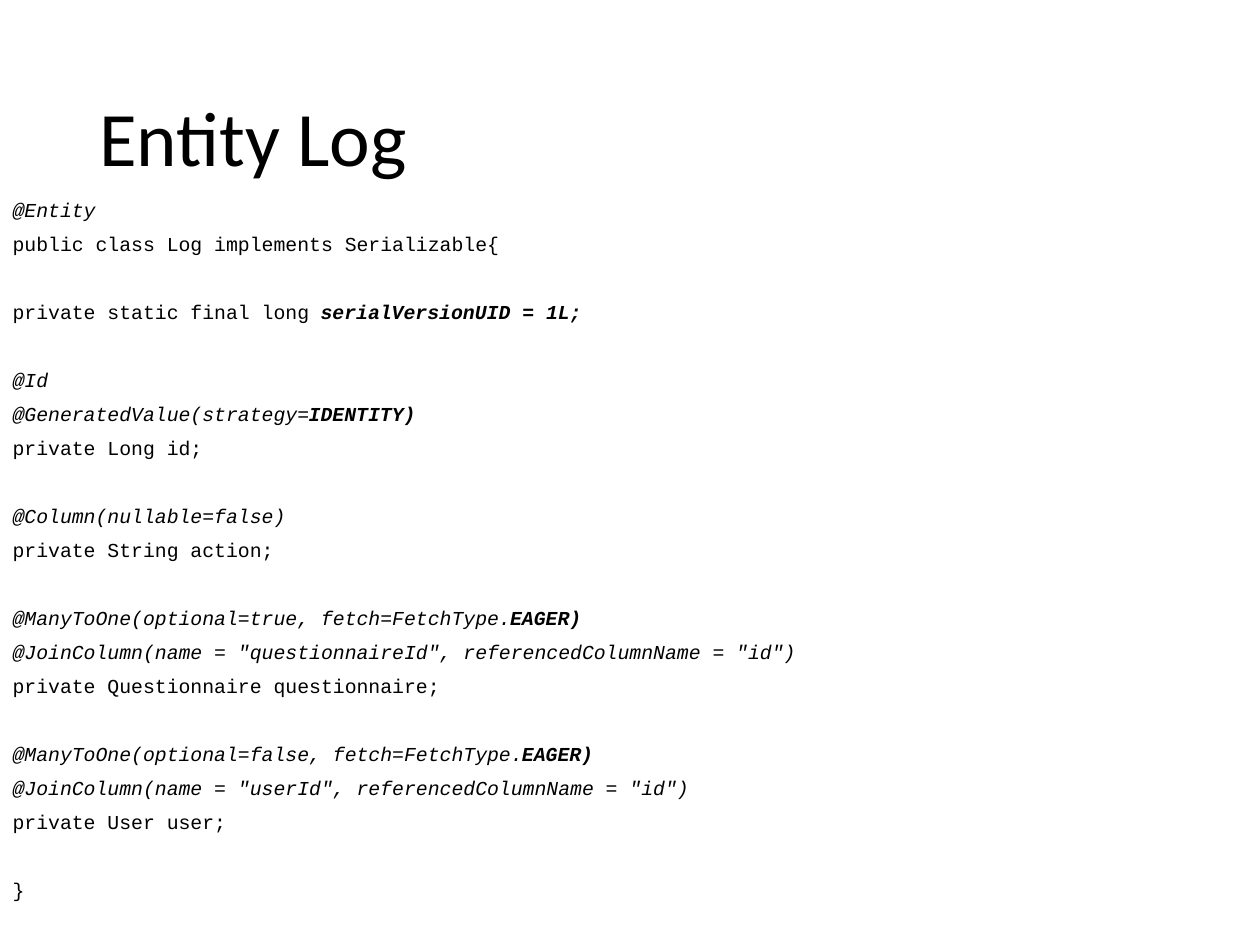
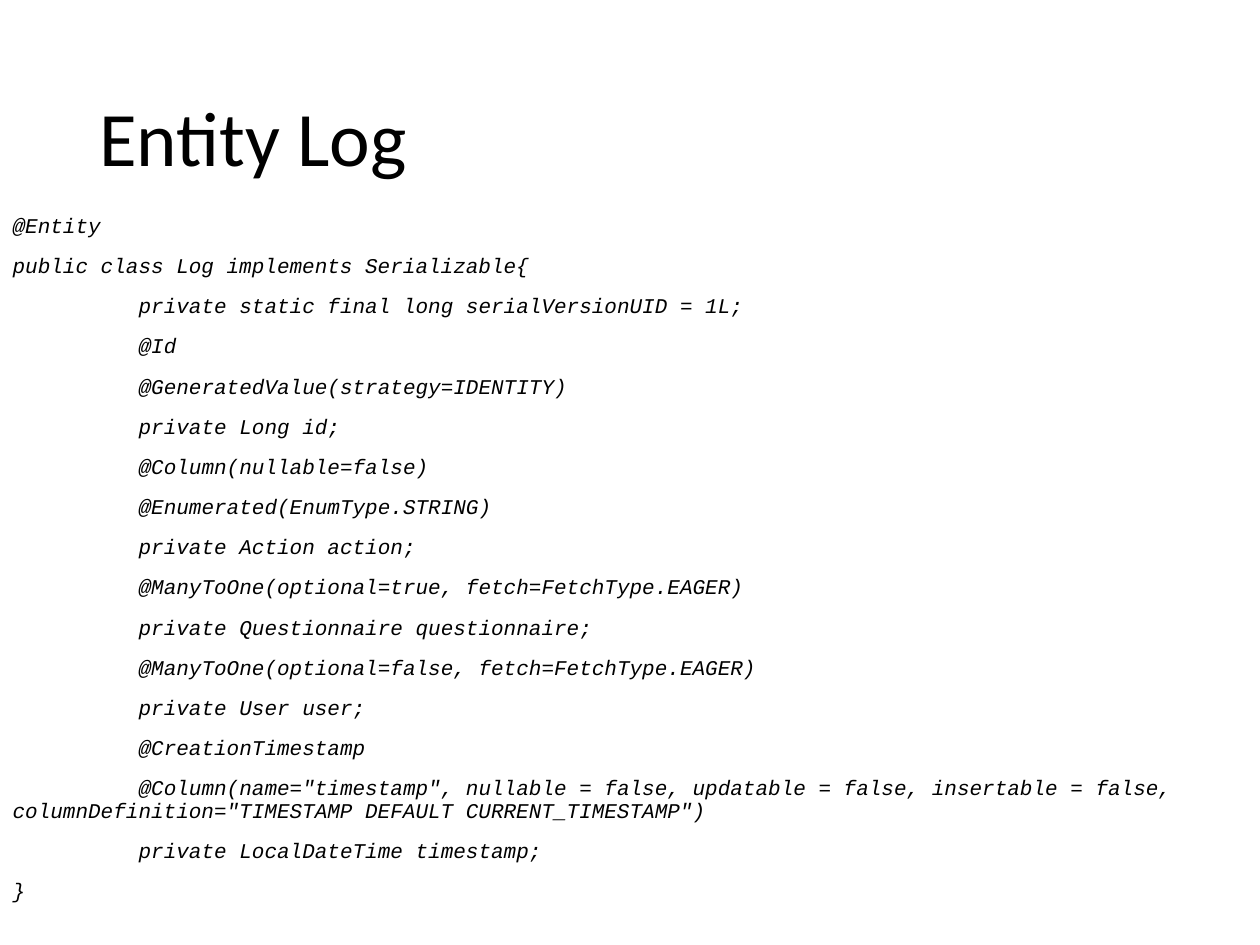
Before and after one commit to Paso198/Gamified-Marketing-Application, a slide deck: slide 18 of Design.pptx (slide 16 before the commit). Drawn at 1260x945 pixels with LibreOffice and Linux fonts; fonts in the diff are those of the drawing. Boxes give left, top, right and bottom in pixels: in the first picture for what was removed or moved away, otherwise in the second. Text is boxed around its words. In the diff, an @@ line names an element or a change of style, - is before the commit and + after.

```diff
--- a/Design.pptx
+++ b/Design.pptx
@@ text "@Entity": place and size @@
-text "@Entity" at [13, 203, 795, 833]
+text "@Entity" at [13, 218, 1172, 863]
@@ text at [13, 218, 756, 720]: size 11.2 to 12 pt in "@Entity", "public class Log implements Serializable{", "private static final long serialVersionUID = 1L;", "@Id" and 8 more places; italic on in "public class Log implements Serializable{", "private static final long", "private Long id;", "private Questionnaire questionnaire;" and 2 more places; bold off in "serialVersionUID = 1L;", "@GeneratedValue(strategy=IDENTITY)", "fetch=FetchType.EAGER)", "fetch=FetchType.EAGER)"; line spacing 0.7 to 0.9 @@
@@ text at [139, 499, 492, 559]: text changed; size 11.2 to 12 pt; italic on @@
-private String action;
+@Enumerated(EnumType.STRING)
+private Action action;
@@ text at [13, 645, 795, 663]: paragraph removed @@
-@JoinColumn(name = "questionnaireId", referencedColumnName = "id")
@@ text at [13, 740, 1172, 863]: paragraphs added @@
+@CreationTimestamp
+@Column(name="timestamp", nullable = false, updatable = false, insertable = false, columnDefinition="TIMESTAMP DEFAULT CURRENT_TIMESTAMP")
+private LocalDateTime timestamp;
@@ text at [13, 781, 688, 799]: paragraph removed @@
-@JoinColumn(name = "userId", referencedColumnName = "id")
```
Also in this commit, not shown: 8 other slides changed, 4 slides added, 1 slide removed, 3 other files.
